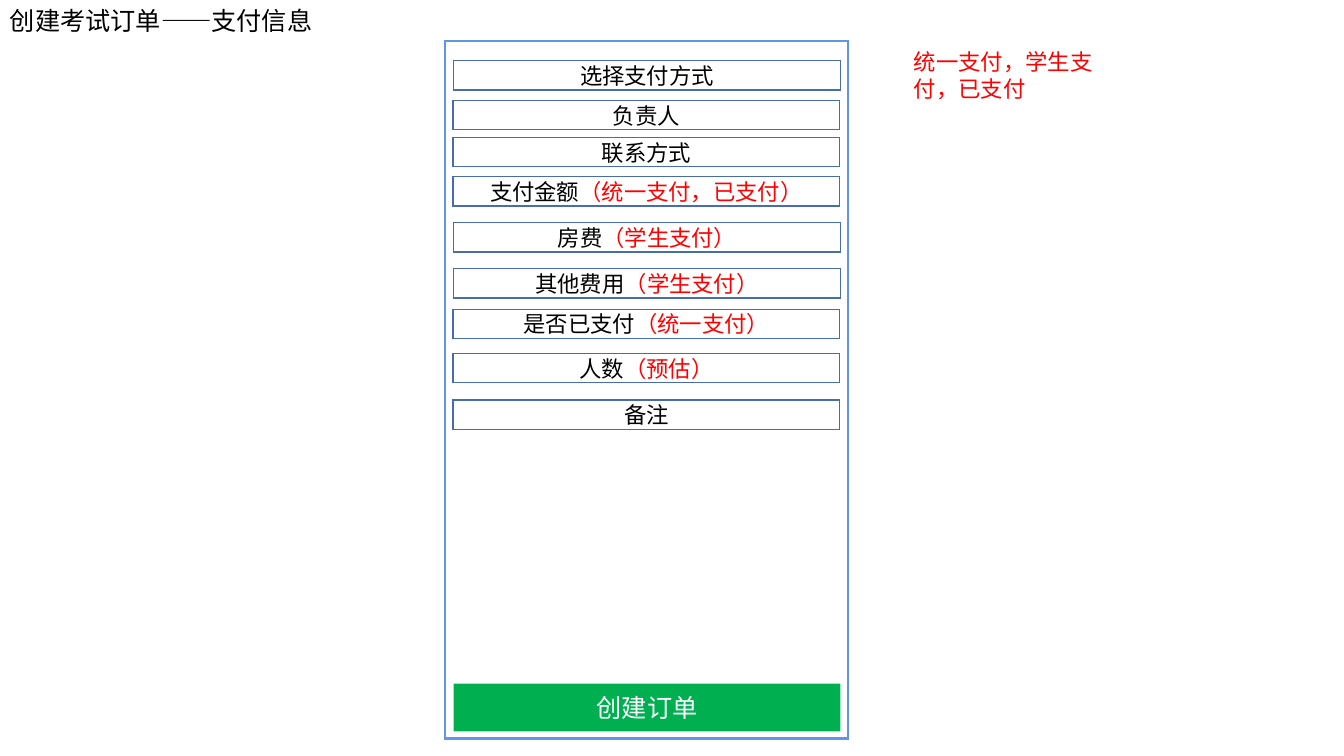
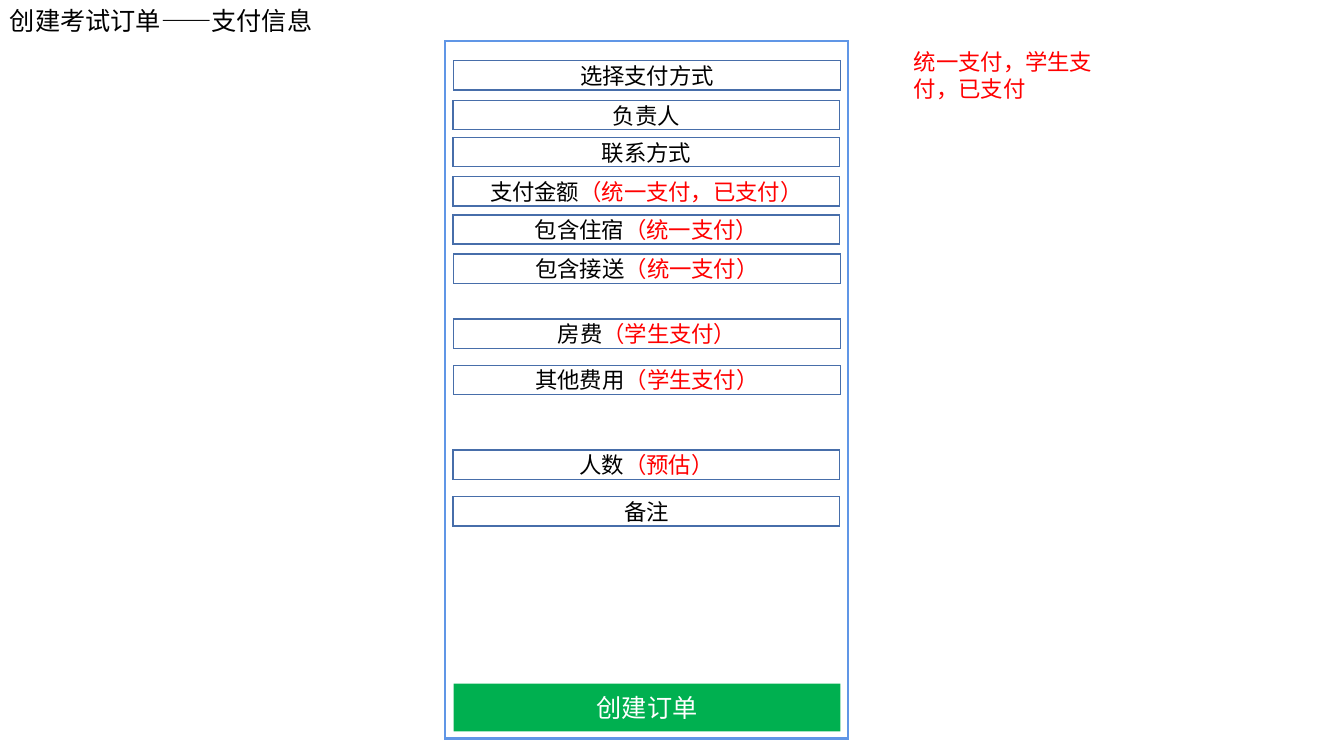
Before and after one commit to ISheenSomeOne/eTeam, a slide deck: slide 4 of 界面设计/eTeam界面—团队.pptx. Drawn at 1344x756 pixels with LibreOffice and Linux fonts; fonts in the diff are those of the drawing. Boxes give left, top, right and bottom in pixels: in the first picture for what was removed or moved away, otherwise in the second. Text is boxed around its words. In the diff, an @@ line names an element or a change of style, - is before the commit and + after.

```diff
--- a/界面设计/eTeam界面—团队.pptx
+++ b/界面设计/eTeam界面—团队.pptx
@@ rectangle added at bbox=[453, 215, 840, 244], outline #476FAA 1 pt, 16 pt, text #FF0000 @@
+包含住宿（统一支付）
@@ rectangle "包含接送（统一支付）": place and size @@
-rectangle "包含接送（统一支付）" at bbox=[453, 310, 840, 339]
+rectangle "包含接送（统一支付）" at bbox=[454, 254, 841, 283]
@@ text in rectangle at bbox=[535, 258, 758, 279]: text changed @@
-是否已支付（统一支付）
+包含接送（统一支付）
@@ 4 rectangles: place and size @@
-4 rectangles at bbox=[453, 223, 841, 430]
+4 rectangles at bbox=[453, 320, 841, 526]
```
Also in this commit, not shown: 2 other slides changed.
